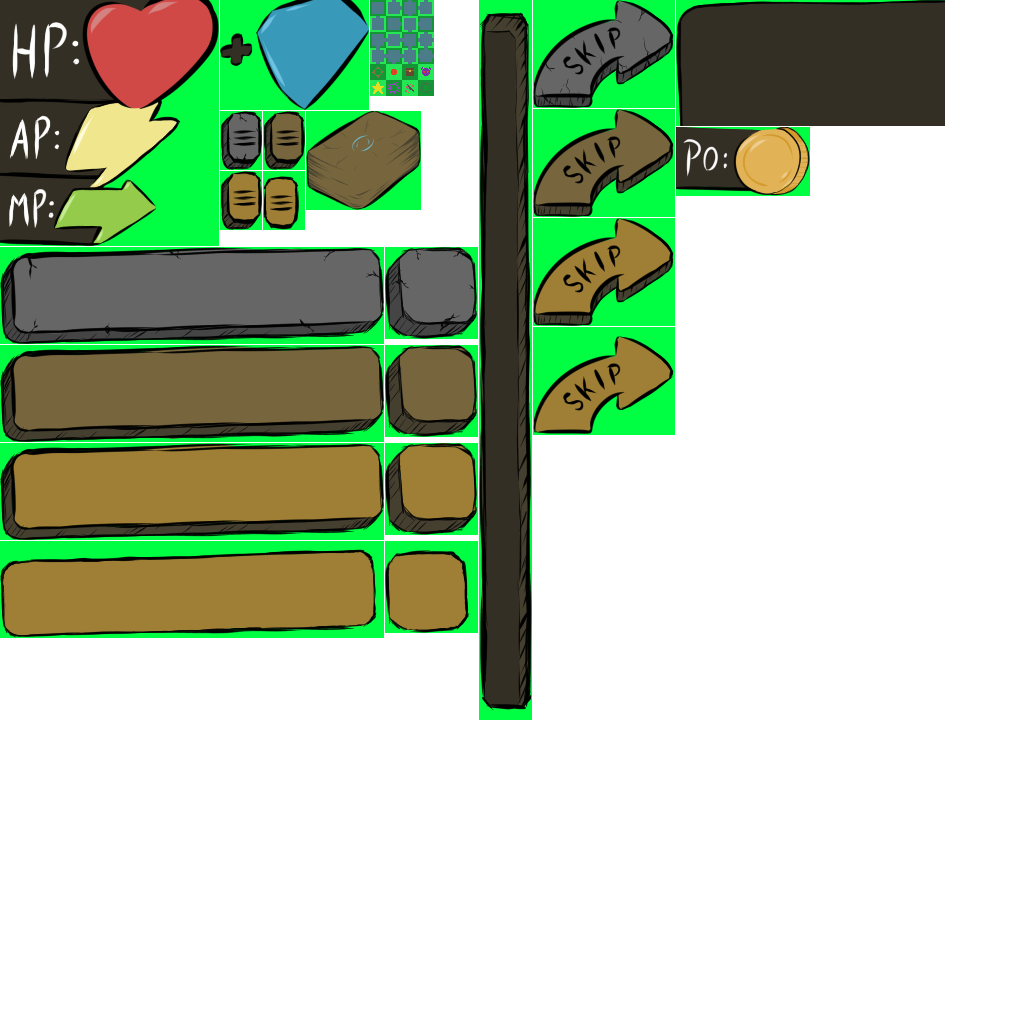
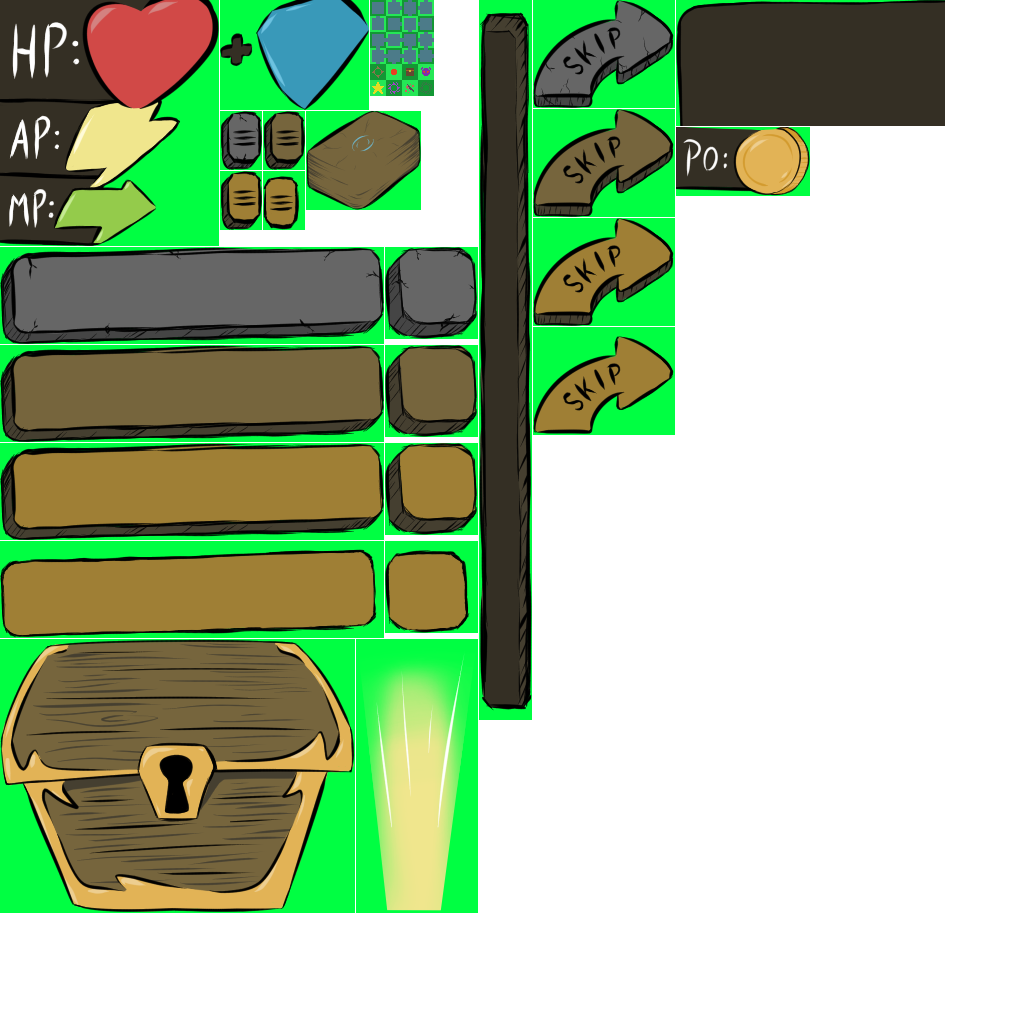
Layered file, before and after one edit (1024px x 1024px). Changes by layer:
painted on "Calque de dessin 3" over [412, 639, 478, 768]
painted on "Copier de Calque de dessin 3 Fusionnés" (6th of 7, in "button") over [0, 639, 476, 640]
painted on "Copier de Calque de dessin 3 Fusionnés" (7th of 7, in "button") over [0, 639, 476, 913]
painted on "color" (2nd of 6, in "color") over [412, 639, 478, 768]
painted on "color" (3rd of 6, in "color") over [0, 639, 478, 640]
painted on "color" (4th of 6, in "color") over [0, 639, 478, 768]
painted on "color" (5th of 6, in "color") over [0, 639, 478, 913]
painted on "color" (6th of 6, in "color") over [0, 639, 478, 768]
painted on "Calque de dessin 9" over [0, 639, 478, 832]
added group "coffre" with 5 layers above "godRay" over [0, 639, 448, 913]
added layer "line" (2nd of 2, in "coffre") in group "coffre" over [0, 639, 448, 913]
added layer "goldShad" in group "coffre" over [0, 639, 448, 913]
added layer "gold" in group "coffre" over [0, 639, 448, 913]
added layer "wholdShad" in group "coffre" over [0, 639, 384, 896]
added layer "whod" in group "coffre" over [0, 639, 448, 913]
added group "godRay" (1st of 2) with 3 layers above "greenScreen" over [256, 639, 478, 913]
added layer "Calque de dessin 20" in group "godRay" over [320, 640, 478, 832]
added layer "Copier de godRay" in group "godRay" over [256, 639, 478, 913]
painted on "Calque de dessin 5" over [0, 639, 448, 896]
painted on "Copier de Calque de dessin 5" (2nd of 3, in "greenScreen") over [0, 639, 448, 913]
painted on "Copier de Calque de dessin 5" (3rd of 3, in "greenScreen") over [0, 639, 448, 913]
painted on "Calque de dessin 7" (1st of 2, in "greenScreen") over [448, 639, 478, 768]
added layer "Calque de dessin 17" (2nd of 2, in "greenScreen") in group "greenScreen" over [0, 639, 478, 913]
added layer "Calque de dessin 19" in group "greenScreen" over [320, 639, 478, 913]
…and 2 more changes (2 painted)
